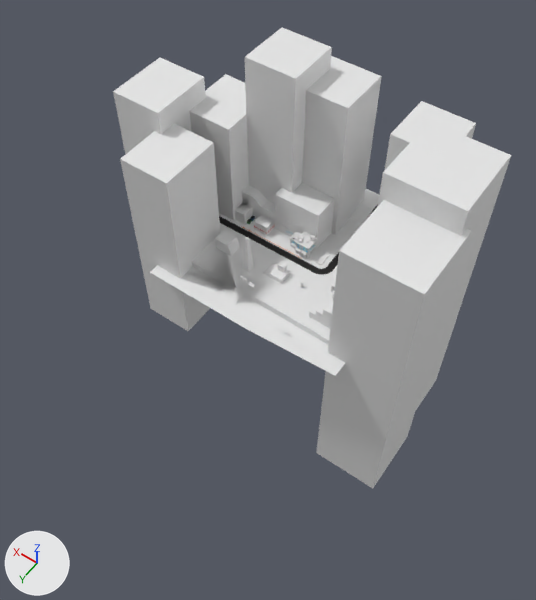
Two versions of the FBX model Assets/Models/testLevel.fbx, one commit apart.
Both versions are drawn from a camera (50 mm lens) standing at (-251.0, 367.0, 486.0) and looking at (-12.0, 32.0, -40.0). The axes (+X, +Y, +Z) are drawn at lower left. The lights are the same throughout. Where no turn or scale is listed for an object, it has been applied to the vertices.
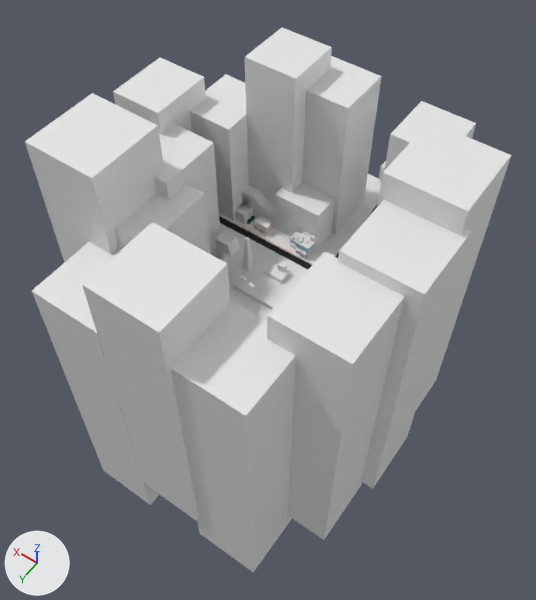
What changed in the scene script:
```text
Change me_plane:
    used by ob_plane; location = (0.0, 0.0, 0.0)
    verts and faces of me_plane; kept vertices keep their numbers, new ones are numbered from 301
    before: 246 (-49.0, -79.0, 6.0) at pixel (373, 209), 250 (-71.0, -79.0, 6.0), 251 (-31.0, -79.0, 6.0), 252 (-59.0, -99.0, 6.0), 253 (-49.0, -99.0, 6.0)
    before: 254 (-56.0, -99.0, 6.0), 255 (-56.0, -99.0, 6.0), 256 (-49.0, -99.0, 6.0), 257 (-71.0, -98.0, 6.0), 258 (-31.0, -99.0, 6.0) at pixel (366, 188)
    before: 295 (-68.0, -79.0, 6.0), 296 (-68.0, -98.0, 6.0)
    remove me_plane.from_pydata(...)  # 301 vertices, 249 faces; spans x -113.0..90.0, y -99.0..87.0, z -7.0..42.0
    add me_plane.from_pydata(...)  # 305 vertices, 251 faces; spans x -113.0..90.0, y -117.0..137.0, z -7.0..42.0
    me_plane part 1
    6 vertices in x -113.0..75.0, y 61.0..74.0, z -7.0..-6.0 move by (0.0, 0.0, 2.0)
    5 vertices in x -113.0..75.0, y 83.0..87.0, z -7.0 move by (0.0, 50.0, 2.0)
    6 vertices move from x -8.0..10.0, y 61.0..74.0, z -7.0..0.0 to x 5.0..23.0, y 61.0..72.0, z -5.0..0.0
    me_plane part 2
    add delete_faces([(250, 257, 296, 295), (246, 253, 258, 251)])
    add for i in [*range(252, 257)]: verts[i] += (0.0, -18.0, 0.0)
    add verts[296] = (-68.0, -117.0, 6.0)  # moved
    add verts[257] = (-93.0, -79.0, 6.0)  # moved
    add verts[258] = (-8.0, -79.0, 6.0)  # moved
    add for new, old in zip([*range(301, 305)], [250, 251, 257, 258]): verts[new] = verts[old] + (0.0, -38.0, 0.0)
    add faces += [(250, 301, 296, 295), (246, 253, 302, 251), (251, 302, 304, 258), (250, 257, 303, 301)]  # mat_sidewalk (white #e7e7e7)
Add me_cube_006:
    me_cube_006.from_pydata(...)  # a box spanning x -19.1..19.1, y -12.1..12.1, z -8.0..8.0
Add ob_cube_020:
    ob_cube_020 = bpy.data.objects.new('Cube.020', me_cube_029.copy())  # the mesh of ob_cube_011
    ob_cube_020.location = (92.9, 79.6, -35.9)
    ob_cube_020.scale = (-32.2, -53.7, -118.0)
Add ob_cube_021:
    ob_cube_021 = bpy.data.objects.new('Cube.021', me_cube_029.copy())  # the mesh of ob_cube_011
    ob_cube_021.location = (62.1, 70.5, -92.8)
    ob_cube_021.scale = (-32.2, -53.7, -118.0)
Add ob_cube_019:
    ob_cube_019 = bpy.data.objects.new('Cube.019', me_cube_029.copy())  # the mesh of ob_cube_011
    ob_cube_019.location = (-115.9, 79.6, -76.9)
    ob_cube_019.scale = (-32.2, -53.7, -118.0)
Add ob_cube_017:
    ob_cube_017 = bpy.data.objects.new('Cube.017', me_cube_006)
    ob_cube_017.location = (-53.5, -126.1, 16.3)
Add ob_cube_024:
    ob_cube_024 = bpy.data.objects.new('Cube.024', me_cube_029.copy())  # the mesh of ob_cube_011
    ob_cube_024.location = (-13.5, 138.5, -59.9)
    ob_cube_024.scale = (-32.2, -53.7, -118.0)
Add ob_cube_022:
    ob_cube_022 = bpy.data.objects.new('Cube.022', me_cube_029.copy())  # the mesh of ob_cube_011
    ob_cube_022.location = (-74.7, 135.0, -103.4)
    ob_cube_022.scale = (-32.2, -53.7, -118.0)
Add ob_cube_023:
    ob_cube_023 = bpy.data.objects.new('Cube.023', me_cube_029.copy())  # the mesh of ob_cube_011
    ob_cube_023.location = (50.9, 138.7, -112.6)
    ob_cube_023.scale = (-32.2, -53.7, -118.0)
```

Pixel boxes [x1, y1, x2, y2] of what changed, in the pictures (536 x 600 px; the box of a moved part takes in the faces that stretch with it):
'Cube.022', added: after [171, 300, 296, 572]
'Cube.019', added: after [267, 251, 405, 540]
'Cube.024', added: after [82, 222, 230, 521]
'Plane', reshaped: before [150, 183, 379, 376]; after [210, 174, 381, 320]
'Cube.020', added: after [25, 93, 164, 263]
'Cube.023', added: after [32, 242, 159, 505]
'Cube.021', added: after [115, 184, 210, 254]
'Cube.017', added: after [379, 161, 386, 181]
part 1 of me_plane, moved or reshaped: before [150, 228, 345, 376]; after [210, 228, 299, 320]
part 2 of me_plane, built on: before [360, 189, 379, 210]; after [360, 174, 381, 210]
'Cube.012', unchanged, covered by the edit: before [120, 124, 220, 331]; after [154, 124, 220, 244]
